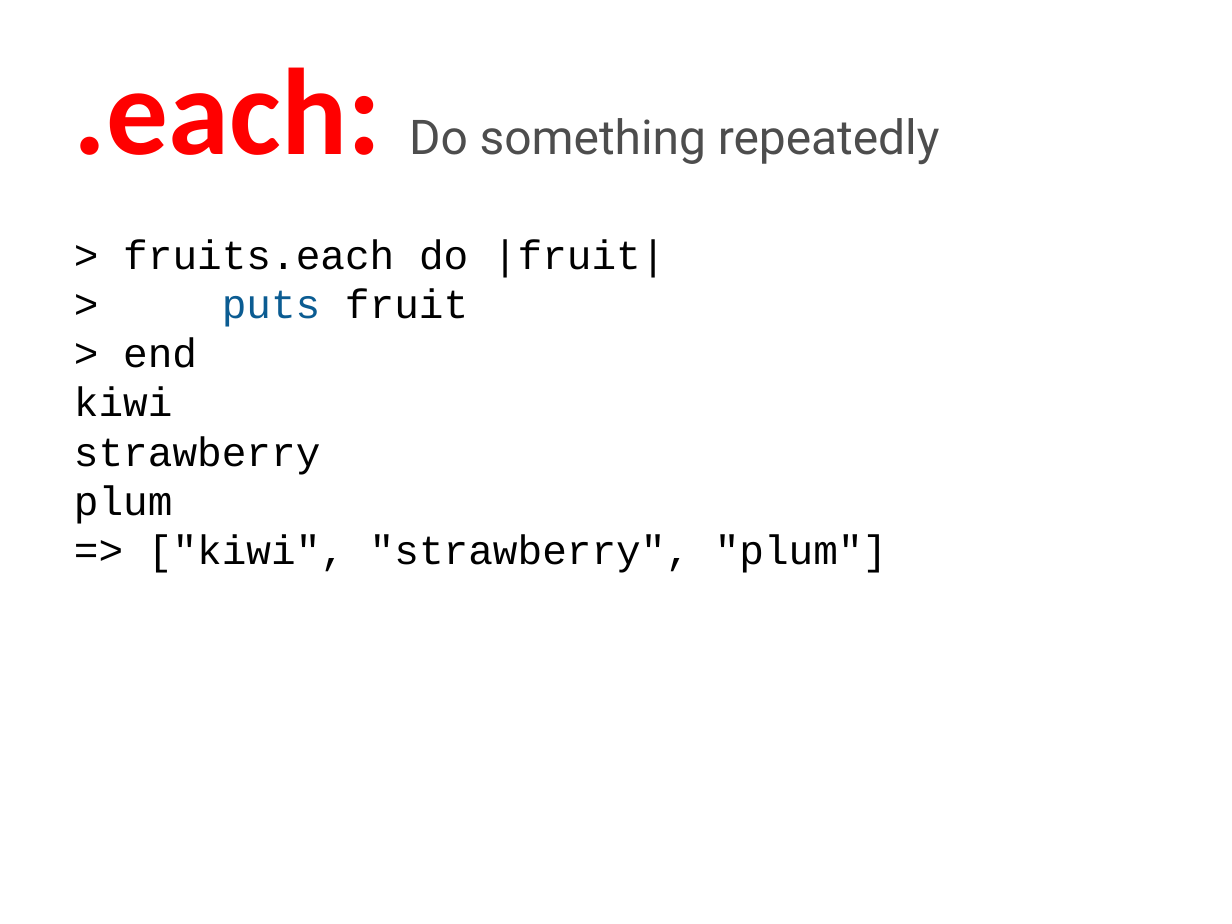
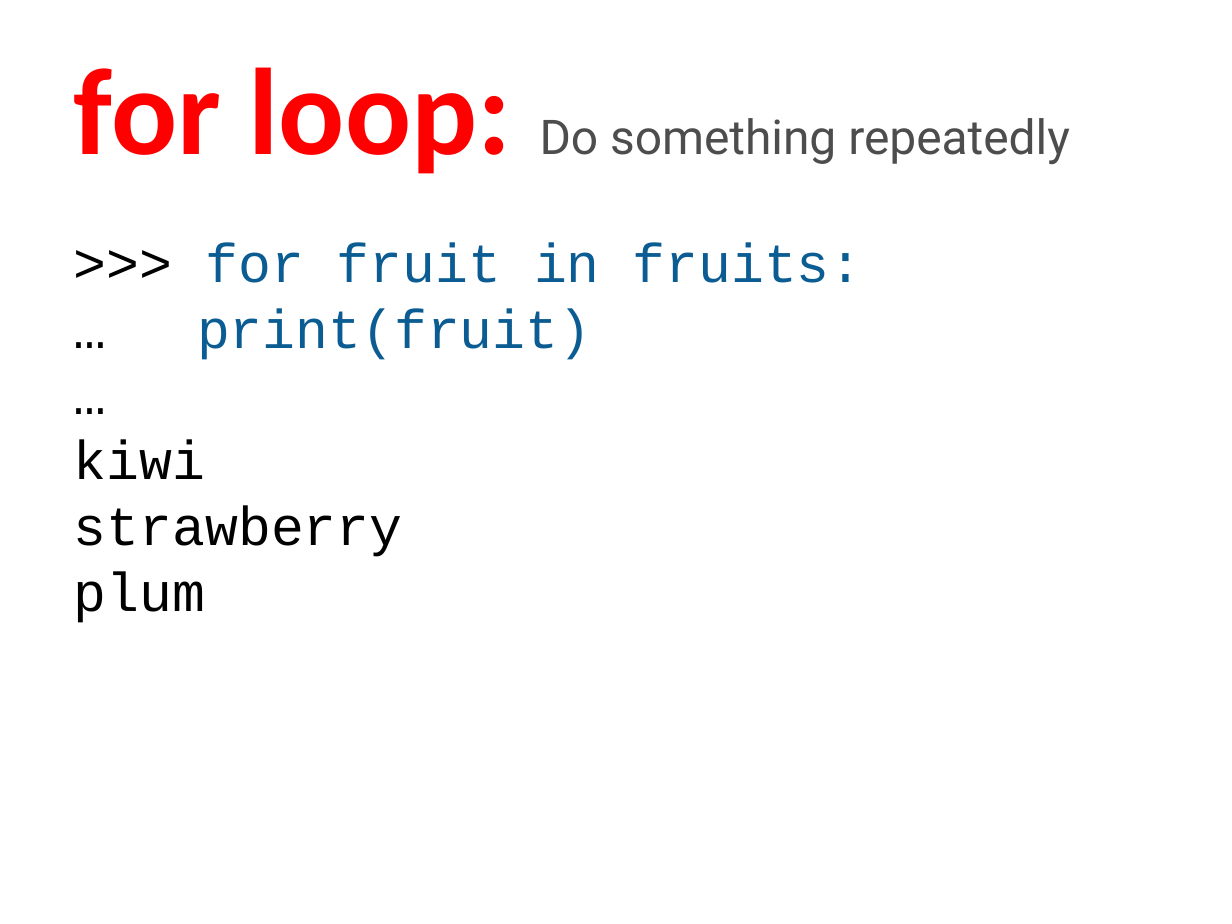
Before and after one commit to humanitiesprogramming/slides, a slide deck: slide 5 of 2017/python/B Done - ish/Python - Programming Concepts II.pptx. Drawn at 1232x924 pixels with LibreOffice and Linux fonts; fonts in the diff are those of the drawing. Boxes give left, top, right and bottom in pixels: in the first picture for what was removed or moved away, otherwise in the second. Text is boxed around its words. In the diff, an @@ line names an element or a change of style, - is before the commit and + after.

```diff
--- a/2017/python/B Done - ish/Python - Programming Concepts II.pptx
+++ b/2017/python/B Done - ish/Python - Programming Concepts II.pptx
@@ title at (x1=74, y1=67, x2=1070, y2=174): text changed @@
-.each: Do something repeatedly
+for loop: Do something repeatedly
@@ text at (x1=197, y1=243, x2=863, y2=360): text changed; size 24 to 32 pt; text colour #000000 to #0B5C92 @@
-> fruits.each do |fruit|
-> puts fruit
-> end
+>>> for fruit in fruits:
+… print(fruit)
+…
@@ text at (x1=74, y1=440, x2=403, y2=623): size 24 to 32 pt in "kiwi", "strawberry", "plum" @@
@@ text at (x1=148, y1=535, x2=888, y2=573): paragraph removed @@
-=> ["kiwi", "strawberry", "plum"]
```
Also in this commit, not shown: 17 other slides changed, 2 slides removed.
